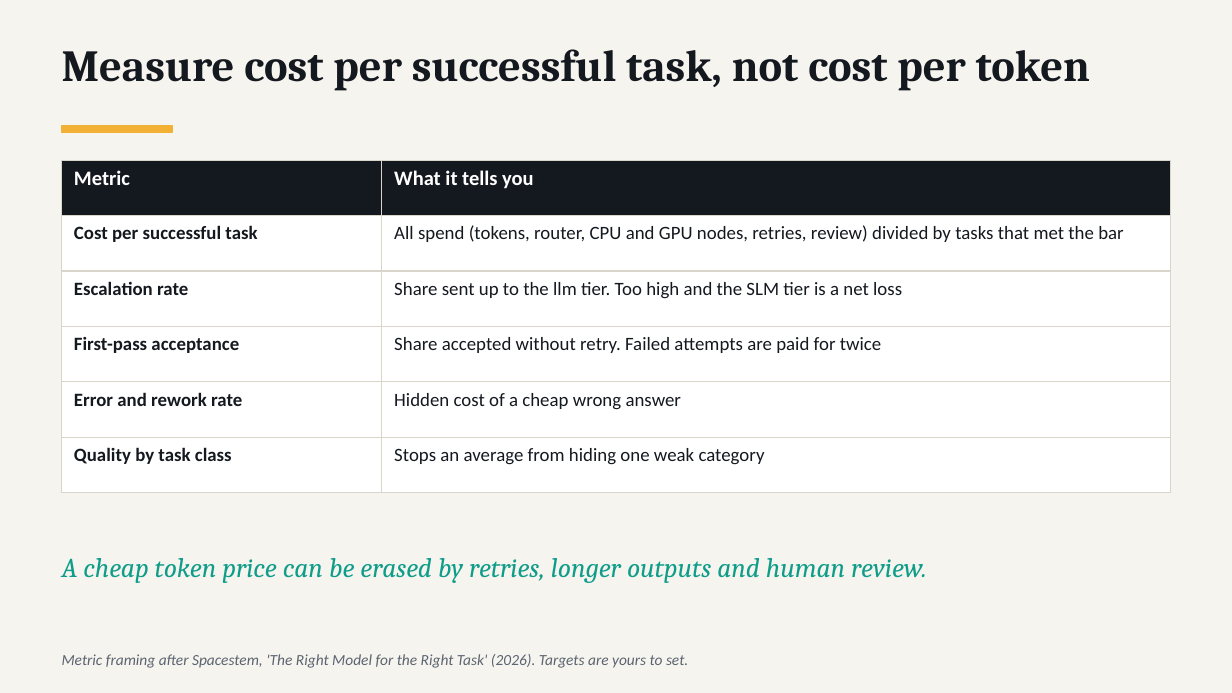
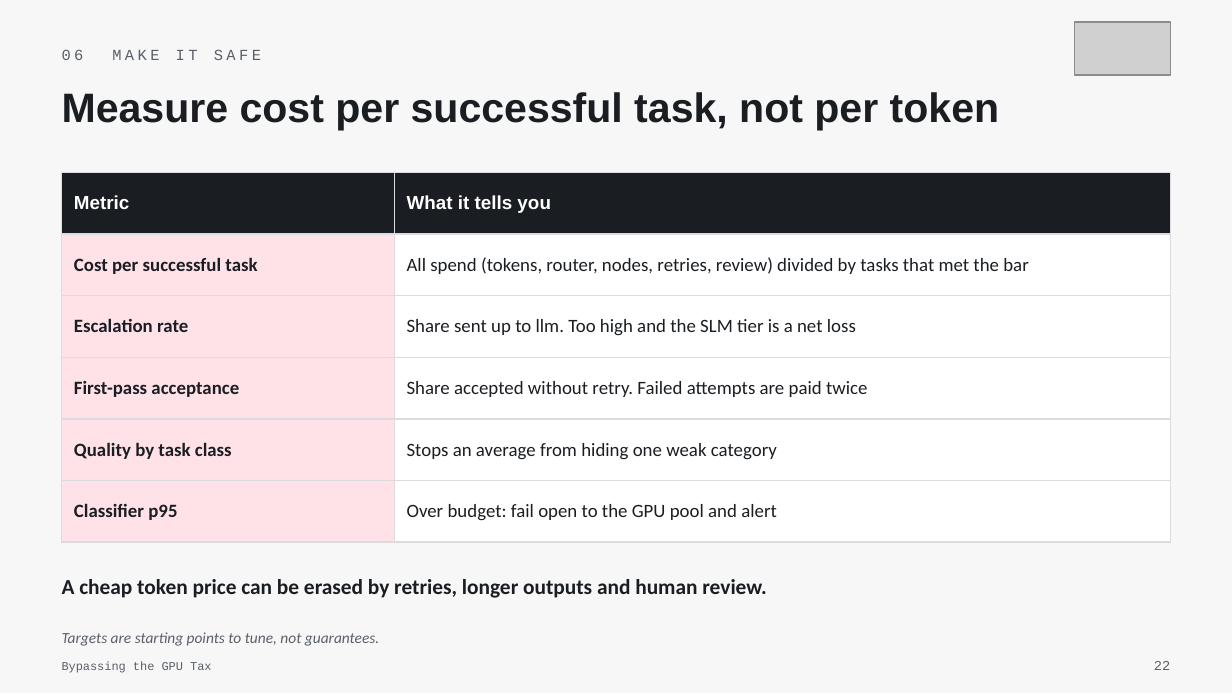
Before and after one commit to Sagar2366/bypassing-the-gpu-tax, a slide deck: slide 22 of slides/WeAreDevelopers-India-Bypassing-the-GPU-Tax.pptx (slide 19 before the commit). Drawn at 1232x693 pixels with LibreOffice and Linux fonts; fonts in the diff are those of the drawing; grey boxes stand for pictures. Boxes give left, top, right and bottom in pixels: in the first picture for what was removed or moved away, otherwise in the second. Text is boxed around its words. In the diff, an @@ line names an element or a change of style, - is before the commit and + after.

```diff
--- a/slides/WeAreDevelopers-India-Bypassing-the-GPU-Tax.pptx
+++ b/slides/WeAreDevelopers-India-Bypassing-the-GPU-Tax.pptx
@@ background #F6F4EE to #F7F7F8 @@
@@ picture added at [1074, 22, 1170, 75] @@
@@ text added at [62, 49, 261, 60], 9 pt, text #5A6068 @@
+06 MAKE IT SAFE
@@ text at [62, 92, 999, 130]: text changed; size 26 to 24 pt; font Cambria to Arial; text colour #14181F to #1A1E22 @@
-Measure cost per successful task, not cost per token
+Measure cost per successful task, not per token
@@ rectangle removed at [62, 126, 172, 132] @@
@@ table at [62, 172, 1170, 525] @@
-row 2: Cost per successful task | All spend (tokens, router, CPU and GPU nodes, retries, review) divided by tasks that met the bar
-row 3: Escalation rate | Share sent up to the llm tier. Too high and the SLM tier is a net loss
-row 4: First-pass acceptance | Share accepted without retry. Failed attempts are paid for twice
-row 5: Error and rework rate | Hidden cost of a cheap wrong answer
+row 2: Cost per successful task | All spend (tokens, router, nodes, retries, review) divided by tasks that met the bar
+row 3: Escalation rate | Share sent up to llm. Too high and the SLM tier is a net loss
+row 4: First-pass acceptance | Share accepted without retry. Failed attempts are paid twice
+row 6: Classifier p95 | Over budget: fail open to the GPU pool and alert
@@ fill #14181F to #1A1E22 in row 1 @@
@@ fill #FFFFFF to #FFE1E8 in 5 cells @@
@@ size 12 to 11 pt, font Calibri to Arial in "Metric", "What it tells you" @@
@@ text colour #14181F to #1A1E22 in "Cost per successful task", "Escalation rate", "First-pass acceptance" @@
@@ borders changed @@
@@ table: place and size @@
-table at [62, 160, 1170, 469]
+table at [62, 172, 1170, 525]
@@ text "A cheap token price can ...": place and size @@
-text "A cheap token price can ..." at [62, 558, 927, 583]
+text "A cheap token price can ..." at [62, 579, 766, 598]
@@ text "A cheap token price can ..." at [62, 579, 766, 598]: size 16 to 12.5 pt, font Cambria to Calibri, text colour #0F9D8A to #1A1E22, bold on, italic off; vertical alignment middle to top @@
@@ text at [62, 632, 379, 646]: text changed; text colour #5B6470 to #5A6068 @@
-Metric framing after Spacestem, 'The Right Model for the Right Task' (2026). Targets are yours to set.
+Targets are starting points to tune, not guarantees.
@@ text added at [62, 661, 211, 673], 7 pt, text #5A6068 @@
+Bypassing the GPU Tax
@@ text added at [1154, 661, 1170, 670], 8 pt, text #5A6068 @@
+22
```
Also in this commit, not shown: 15 other slides changed, 20 slides added, 8 slides removed, 2 other files.
